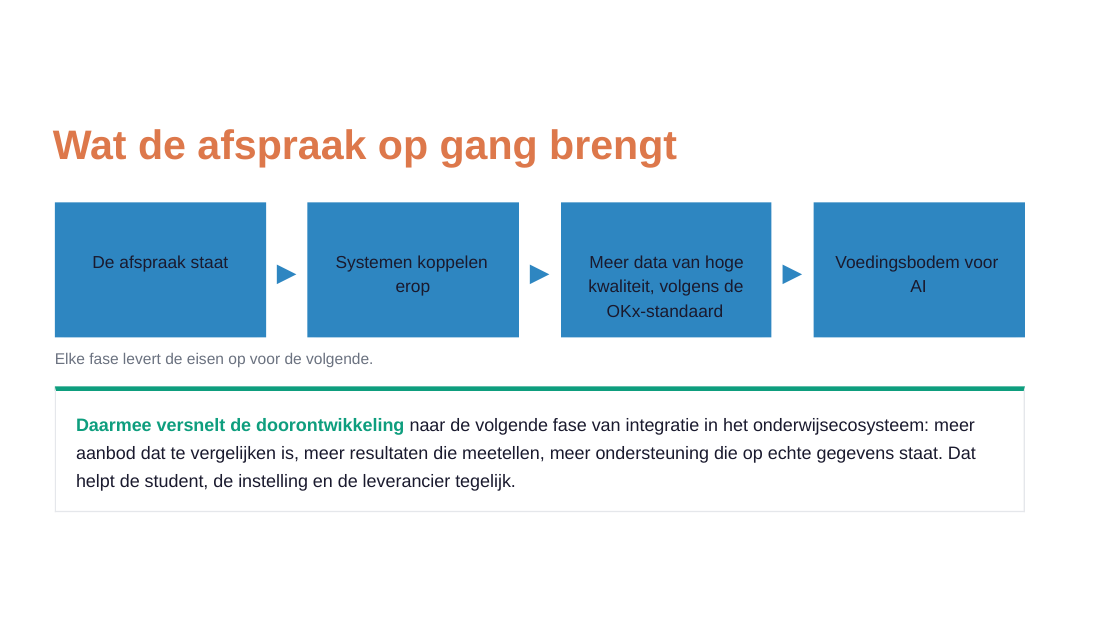
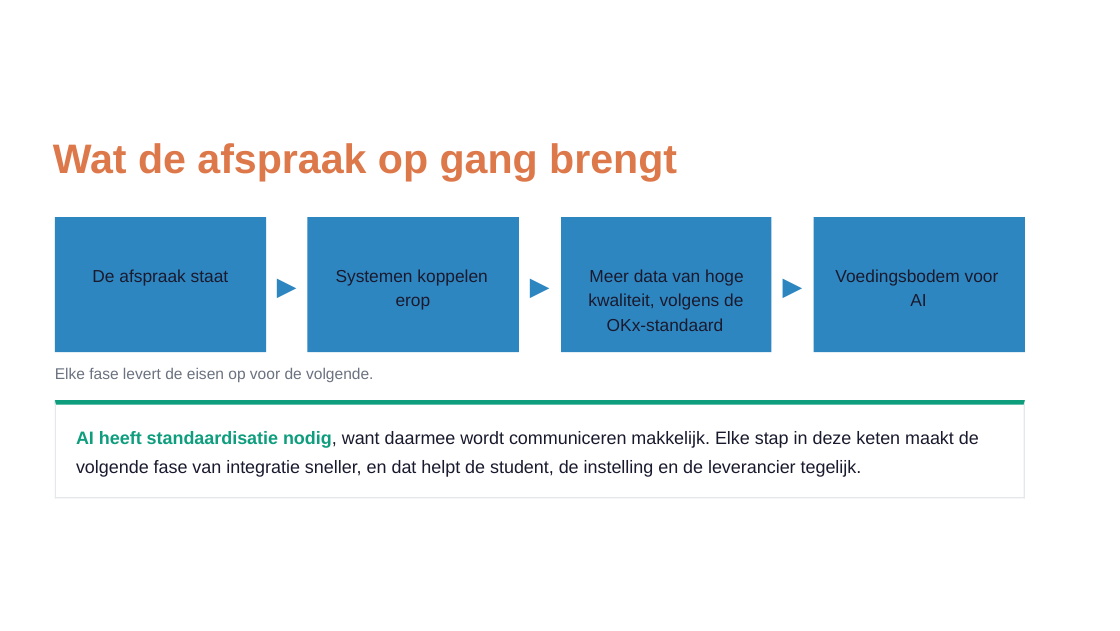
Before and after one commit to Npuls-OKx/meta, a slide deck: slide 9 of presentaties/export/260904_ai_houdbaarheid/260904_ai_houdbaarheid.pptx (slide 18 before the commit). Drawn at 1120x631 pixels with LibreOffice and Linux fonts; fonts in the diff are those of the drawing; background and template pictures are left out. Boxes give left, top, right and bottom in pixels: in the first picture for what was removed or moved away, otherwise in the second. Text is boxed around its words. In the diff, an @@ line names an element or a change of style, - is before the commit and + after.

Commit message:
Deck ingekort en het antwoord op de vraag toegevoegd
Van twintig naar dertien slides, na de review van Ruud en Niels.

De acht historieslides gaan naar een: vier tijdvakken naast elkaar, met
per tijdvak de lagen die erbij kwamen. De trend in aantallen blijft, want
die noemde Ruud belangrijk. De slide over hetzelfde woord met een andere
betekenis vervalt.

Nieuw is het antwoord op de vraag die het deck nog niet gaf: wat als AI
alles anders doet. Wat AI overneemt, wat AI niet overneemt en wat er dan
verandert, met het rechtsfeit als grens.

Nieuw is ook wat er gebeurde toen de afspraak er kwam: spoorbreedte, de
zeecontainer en TCP/IP. Bewust drie keer dezelfde vorm en geen groeicijfer
van spoorwegen naast het BNP, want dat verband is doorgeprikt. Daaruit
volgt de schouders-van-reuzen-lijn van Niels.

De conclusie neemt de aanklacht over: ja, we bouwen een stoomtrein, en we
leggen meteen de rails. De kansenslide vervalt, want die vertelde bekende
doelen terug; de katalysatorrol staat nu bij de drie casussen.

Risico twee heet nu dat de eis straks alleen nog in OEAPI-vorm bestaat,
met de keuze voor OEAPI expliciet buiten de discussie. De vliegende auto
staat alleen nog in de aanleiding, waar hij als citaat hoort.

Relateert aan: #212

```diff
--- a/presentaties/export/260904_ai_houdbaarheid/260904_ai_houdbaarheid.pptx
+++ b/presentaties/export/260904_ai_houdbaarheid/260904_ai_houdbaarheid.pptx
@@ 16 texts, 9 freeform shapes: place and size @@
-16 texts, 9 freeform shapes at bbox=[53, 129, 1026, 391]
+16 texts, 9 freeform shapes at bbox=[53, 143, 1026, 405]
@@ freeform shape: place and size @@
-freeform shape at bbox=[55, 386, 1025, 512]
+freeform shape at bbox=[55, 400, 1025, 499]
@@ freeform shape: place and size @@
-freeform shape at bbox=[55, 386, 56, 512]
+freeform shape at bbox=[55, 400, 56, 499]
@@ text removed at bbox=[76, 418, 975, 435] @@
-Daarmee versnelt de doorontwikkeling naar de volgende fase van integratie in het onderwijsecosysteem: meer
@@ freeform shape: place and size @@
-freeform shape at bbox=[1023, 386, 1025, 512]
+freeform shape at bbox=[1023, 400, 1025, 499]
@@ text removed at bbox=[76, 446, 976, 463] @@
-aanbod dat te vergelijken is, meer resultaten die meetellen, meer ondersteuning die op echte gegevens staat. Dat
@@ text added at bbox=[76, 431, 979, 448], 11.8 pt, text #1A1A2E @@
+AI heeft standaardisatie nodig, want daarmee wordt communiceren makkelijk. Elke stap in deze keten maakt de
@@ text at bbox=[76, 460, 862, 477]: text changed @@
-helpt de student, de instelling en de leverancier tegelijk.
+volgende fase van integratie sneller, en dat helpt de student, de instelling en de leverancier tegelijk.
@@ freeform shape: place and size @@
-freeform shape at bbox=[55, 511, 1025, 512]
+freeform shape at bbox=[55, 497, 1025, 498]
```
Also in this commit, not shown: 7 other slides changed, 1 slide added, 8 slides removed, 2 other files.
